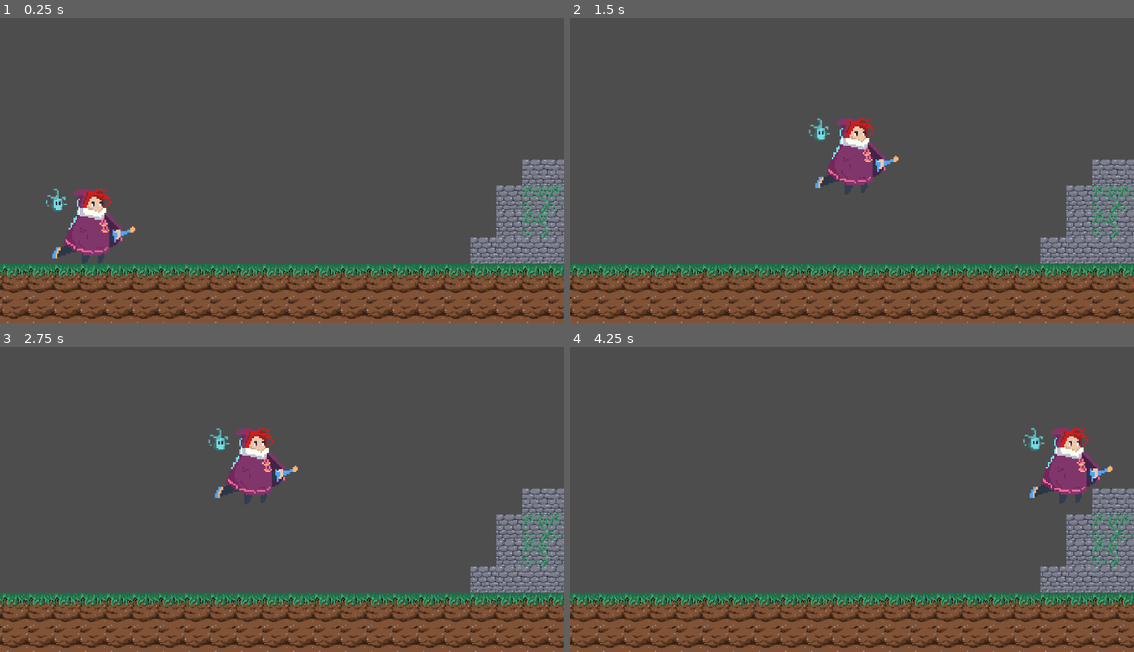
Above: before the commit, frames 1-4 (two rows, left to right).
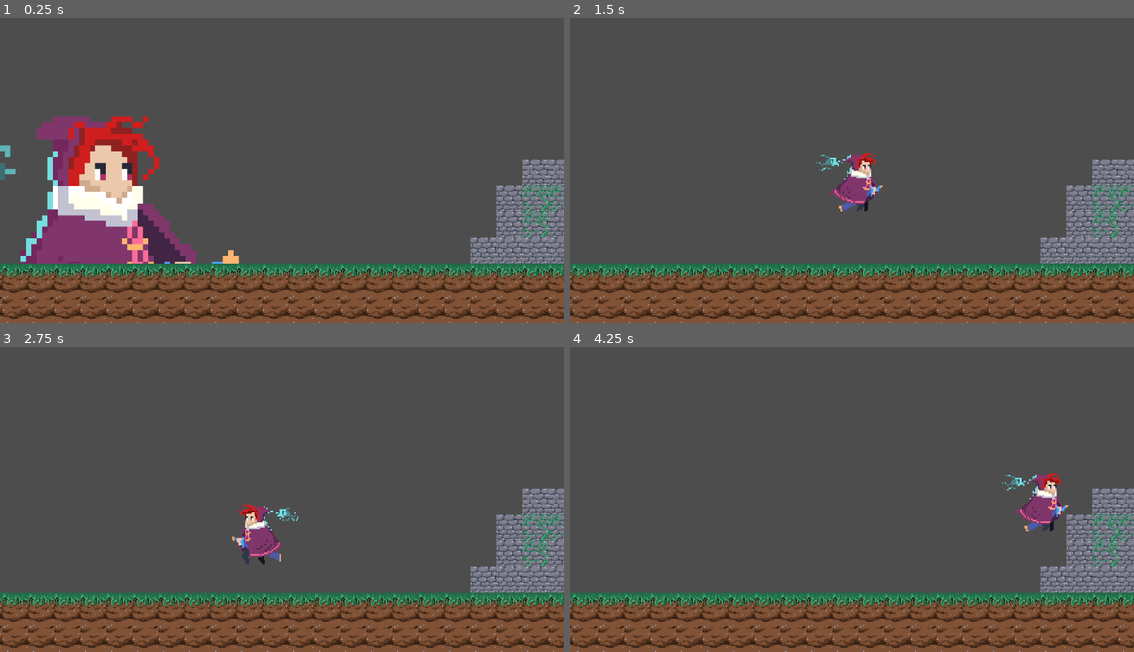
Above: after the commit, the same moments.

Repository: Xintherius/forgotten-voices
Game: Godot game, scene res://game.tscn
Two runs of this game, one before a commit and one after it. Both use one fixed random seed, a clock stepped at 60 frames per second and the inputs below.
Inputs:
- Up to frame 1 (0.25 s): no input
- Up to frame 2 (1.5 s): tap Enter (ui_accept) at 0.5, 0.6 s; hold Right (ui_right) from 0.53 s (still down); tap Space (jump, bound only after the commit) at 0.77, 0.8, 1.07, 1.35 s
- Up to frame 3 (2.75 s): tap Space (jump, bound only after the commit) at 1.52, 1.82, 2.3 s; tap Enter (ui_accept) at 1.55, 2.1 s; release Right (ui_right) at 2.03 s; hold Left (ui_left) from 2.03 s (still down)
- Up to frame 4 (4.25 s): release Left (ui_left) at 2.78 s; hold Right (ui_right) from 2.78 s (still down); tap Enter (ui_accept) at 2.85 s; tap Space (jump, bound only after the commit) at 3.02, 3.32, 3.6, 3.77, 4.07 s

The runs differ from the first frame. In frame 1, 9.2% of the frame differs, in the area x 0-43%, y 32-81%; in frame 2, 2.2%; in frame 3, 2.9%; in frame 4, 2.7%.

Commit message:
movement physics
safgkasf

Diff:
--- a/assets/scripts/player.gd
+++ b/assets/scripts/player.gd
@@ -2,7 +2,9 @@
 
 
 const SPEED = 500.0
-const JUMP_VELOCITY = -650.0
+const JUMP_VELOCITY = -500.0
+
+@onready var animated_sprite: AnimatedSprite2D = $AnimatedSprite2D
 
 
 func _physics_process(delta: float) -> void:
@@ -11,12 +13,26 @@
 		velocity += get_gravity() * delta
 
 	# Handle jump.
-	if Input.is_action_just_pressed("ui_accept") and is_on_floor():
+	if Input.is_action_just_pressed("jump") and is_on_floor():
 		velocity.y = JUMP_VELOCITY
 
 	# Get the input direction and handle the movement/deceleration.
 	# As good practice, you should replace UI actions with custom gameplay actions.
-	var direction := Input.get_axis("ui_left", "ui_right")
+	#Get the input direction: -1, 0, 1
+	var direction := Input.get_axis("move_left", "move_right")
+
+	if direction > 0:
+		animated_sprite.flip_h = false
+	elif direction < 0:
+		animated_sprite.flip_h = true
+
+	#Play animations
+	if direction == 0:
+		animated_sprite.play("idle")
+	else:
+		animated_sprite.play("run")
+
+	#Apply movement
 	if direction:
 		velocity.x = direction * SPEED
 	else:
--- a/player.tscn
+++ b/player.tscn
@@ -1,28 +1,124 @@
-[gd_scene load_steps=7 format=3 uid="uid://dd6301np2w3pe"]
+[gd_scene load_steps=21 format=3 uid="uid://dd6301np2w3pe"]
 
 [ext_resource type="Texture2D" uid="uid://dlodmwbutmxi7" path="res://assets/sprites/Player/Char_iddle.png" id="1_r5h7o"]
 [ext_resource type="Script" path="res://assets/scripts/player.gd" id="1_ub73q"]
+[ext_resource type="Texture2D" uid="uid://csdh4qasciipx" path="res://assets/sprites/Player/Char_jump.png" id="3_c1irs"]
+[ext_resource type="Texture2D" uid="uid://beg85eahtjyb5" path="res://assets/sprites/Player/Char_running.png" id="4_3lfnv"]
 
-[sub_resource type="AtlasTexture" id="AtlasTexture_nco73"]
+[sub_resource type="AtlasTexture" id="AtlasTexture_ebpv6"]
 atlas = ExtResource("1_r5h7o")
 region = Rect2(0, 0, 256, 256)
 
-[sub_resource type="AtlasTexture" id="AtlasTexture_2tdwl"]
+[sub_resource type="AtlasTexture" id="AtlasTexture_lkebc"]
 atlas = ExtResource("1_r5h7o")
 region = Rect2(256, 0, 256, 256)
+
+[sub_resource type="AtlasTexture" id="AtlasTexture_5cr0j"]
+atlas = ExtResource("3_c1irs")
+region = Rect2(0, 0, 64, 64)
+
+[sub_resource type="AtlasTexture" id="AtlasTexture_uran5"]
+atlas = ExtResource("3_c1irs")
+region = Rect2(64, 0, 64, 64)
+
+[sub_resource type="AtlasTexture" id="AtlasTexture_def8y"]
+atlas = ExtResource("3_c1irs")
+region = Rect2(128, 0, 64, 64)
+
+[sub_resource type="AtlasTexture" id="AtlasTexture_q42jk"]
+atlas = ExtResource("3_c1irs")
+region = Rect2(192, 0, 64, 64)
+
+[sub_resource type="AtlasTexture" id="AtlasTexture_38ieu"]
+atlas = ExtResource("3_c1irs")
+region = Rect2(256, 0, 64, 64)
+
+[sub_resource type="AtlasTexture" id="AtlasTexture_acndm"]
+atlas = ExtResource("3_c1irs")
+region = Rect2(0, 64, 64, 64)
+
+[sub_resource type="AtlasTexture" id="AtlasTexture_oyb5x"]
+atlas = ExtResource("3_c1irs")
+region = Rect2(64, 64, 64, 64)
+
+[sub_resource type="AtlasTexture" id="AtlasTexture_u7l34"]
+atlas = ExtResource("3_c1irs")
+region = Rect2(128, 64, 64, 64)
+
+[sub_resource type="AtlasTexture" id="AtlasTexture_lqjkt"]
+atlas = ExtResource("4_3lfnv")
+region = Rect2(0, 0, 65, 64)
+
+[sub_resource type="AtlasTexture" id="AtlasTexture_k2vp5"]
+atlas = ExtResource("4_3lfnv")
+region = Rect2(65, 0, 65, 64)
+
+[sub_resource type="AtlasTexture" id="AtlasTexture_t5mqn"]
+atlas = ExtResource("4_3lfnv")
+region = Rect2(130, 0, 65, 64)
+
+[sub_resource type="AtlasTexture" id="AtlasTexture_s0t13"]
+atlas = ExtResource("4_3lfnv")
+region = Rect2(195, 0, 65, 64)
 
 [sub_resource type="SpriteFrames" id="SpriteFrames_t0pnb"]
 animations = [{
 "frames": [{
 "duration": 1.0,
-"texture": SubResource("AtlasTexture_nco73")
+"texture": SubResource("AtlasTexture_ebpv6")
 }, {
 "duration": 1.0,
-"texture": SubResource("AtlasTexture_2tdwl")
+"texture": SubResource("AtlasTexture_lkebc")
 }],
 "loop": true,
 "name": &"idle",
 "speed": 5.0
+}, {
+"frames": [{
+"duration": 1.0,
+"texture": SubResource("AtlasTexture_5cr0j")
+}, {
+"duration": 1.0,
+"texture": SubResource("AtlasTexture_uran5")
+}, {
+"duration": 1.0,
+"texture": SubResource("AtlasTexture_def8y")
+}, {
+"duration": 1.0,
+"texture": SubResource("AtlasTexture_q42jk")
+}, {
+"duration": 1.0,
+"texture": SubResource("AtlasTexture_38ieu")
+}, {
+"duration": 1.0,
+"texture": SubResource("AtlasTexture_acndm")
+}, {
+"duration": 1.0,
+"texture": SubResource("AtlasTexture_oyb5x")
+}, {
+"duration": 1.0,
+"texture": SubResource("AtlasTexture_u7l34")
+}],
+"loop": true,
+"name": &"jump",
+"speed": 10.0
+}, {
+"frames": [{
+"duration": 1.0,
+"texture": SubResource("AtlasTexture_lqjkt")
+}, {
+"duration": 1.0,
+"texture": SubResource("AtlasTexture_k2vp5")
+}, {
+"duration": 1.0,
+"texture": SubResource("AtlasTexture_t5mqn")
+}, {
+"duration": 1.0,
+"texture": SubResource("AtlasTexture_s0t13")
+}],
+"loop": true,
+"name": &"run",
+"speed": 10.0
 }]
 
 [sub_resource type="CircleShape2D" id="CircleShape2D_jen2g"]
@@ -32,7 +128,8 @@
 script = ExtResource("1_ub73q")
 
 [node name="AnimatedSprite2D" type="AnimatedSprite2D" parent="."]
-position = Vector2(91, -112)
+position = Vector2(100.318, -94.4688)
+scale = Vector2(3.2713, 3.57715)
 sprite_frames = SubResource("SpriteFrames_t0pnb")
 animation = &"idle"
 autoplay = "idle"
--- a/project.godot
+++ b/project.godot
@@ -15,6 +15,27 @@
 config/features=PackedStringArray("4.3", "Forward Plus")
 config/icon="res://icon.svg"
 
+[input]
+
+jump={
+"deadzone": 0.5,
+"events": [Object(InputEventKey,"resource_local_to_scene":false,"resource_name":"","device":-1,"window_id":0,"alt_pressed":false,"shift_pressed":false,"ctrl_pressed":false,"meta_pressed":false,"pressed":false,"keycode":0,"physical_keycode":32,"key_label":0,"unicode":32,"location":0,"echo":false,"script":null)
+, Object(InputEventKey,"resource_local_to_scene":false,"resource_name":"","device":-1,"window_id":0,"alt_pressed":false,"shift_pressed":false,"ctrl_pressed":false,"meta_pressed":false,"pressed":false,"keycode":0,"physical_keycode":4194320,"key_label":0,"unicode":0,"location":0,"echo":false,"script":null)
+]
+}
+move_left={
+"deadzone": 0.5,
+"events": [Object(InputEventKey,"resource_local_to_scene":false,"resource_name":"","device":-1,"window_id":0,"alt_pressed":false,"shift_pressed":false,"ctrl_pressed":false,"meta_pressed":false,"pressed":false,"keycode":0,"physical_keycode":65,"key_label":0,"unicode":97,"location":0,"echo":false,"script":null)
+, Object(InputEventKey,"resource_local_to_scene":false,"resource_name":"","device":-1,"window_id":0,"alt_pressed":false,"shift_pressed":false,"ctrl_pressed":false,"meta_pressed":false,"pressed":false,"keycode":0,"physical_keycode":4194319,"key_label":0,"unicode":0,"location":0,"echo":false,"script":null)
+]
+}
+move_right={
+"deadzone": 0.5,
+"events": [Object(InputEventKey,"resource_local_to_scene":false,"resource_name":"","device":-1,"window_id":0,"alt_pressed":false,"shift_pressed":false,"ctrl_pressed":false,"meta_pressed":false,"pressed":false,"keycode":0,"physical_keycode":68,"key_label":0,"unicode":100,"location":0,"echo":false,"script":null)
+, Object(InputEventKey,"resource_local_to_scene":false,"resource_name":"","device":-1,"window_id":0,"alt_pressed":false,"shift_pressed":false,"ctrl_pressed":false,"meta_pressed":false,"pressed":false,"keycode":0,"physical_keycode":4194321,"key_label":0,"unicode":0,"location":0,"echo":false,"script":null)
+]
+}
+
 [rendering]
 
 textures/canvas_textures/default_texture_filter=0
